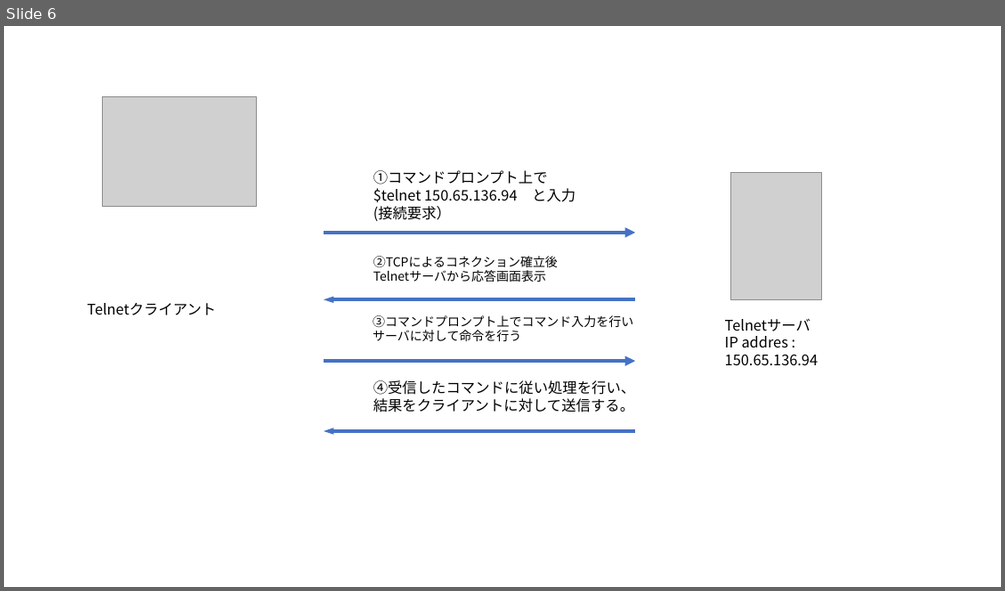
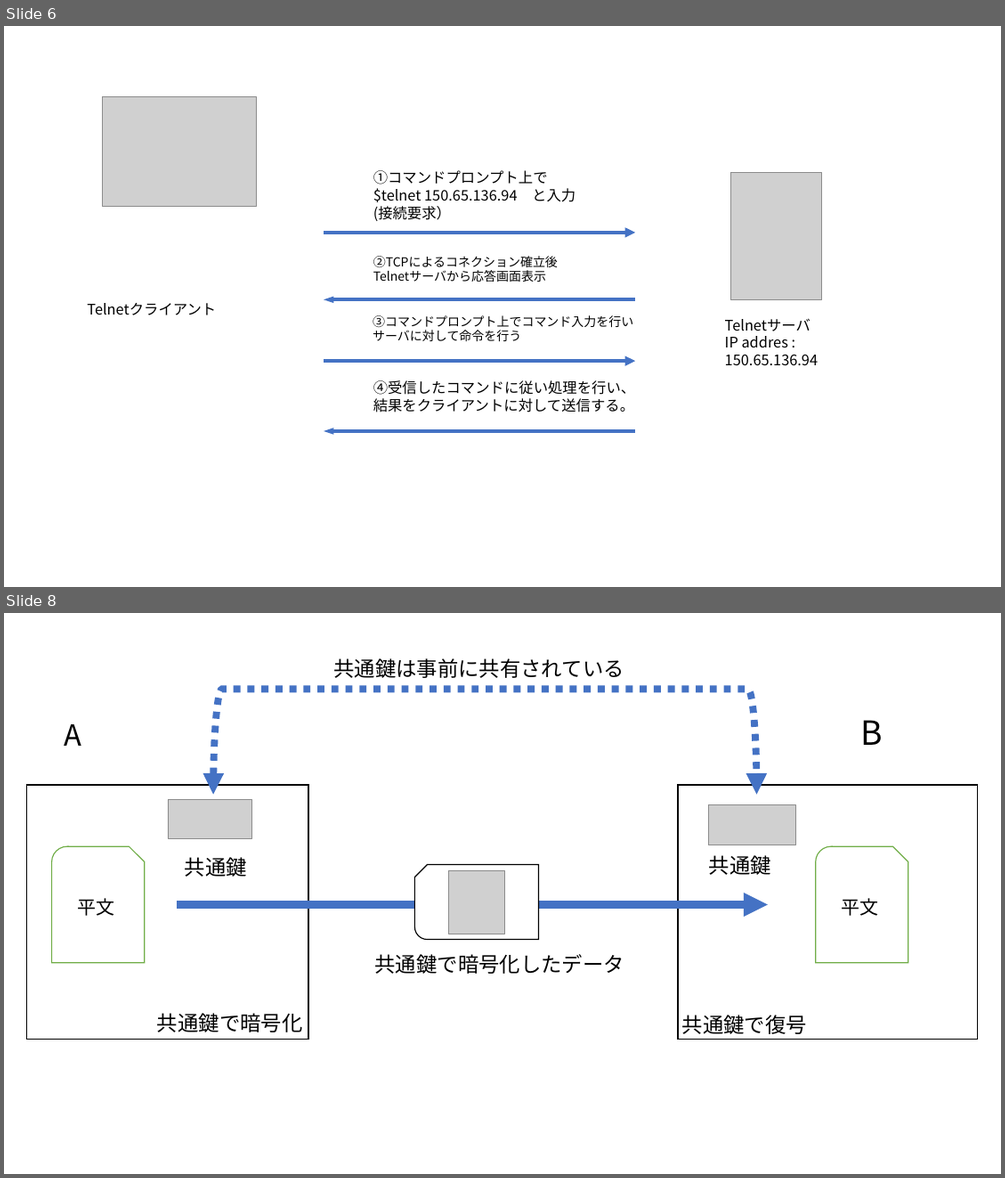
Before and after one commit to Alice-to-Bob/Graduate_School, a slide deck: SUBTHEME/graphs/network_archtecture.pptx. Shown one above the other, each under a label of ours: slide 6 before the commit, slides 6 and 8 after it; the slides between them are not shown. The pictures are 1005x591 and 1005x1178 pixels, drawn with LibreOffice and Linux fonts; fonts in the diff are those of the drawing; grey boxes stand for pictures. Boxes give left, top, right and bottom in pixels: in the first picture for what was removed or moved away, otherwise in the second. Text is boxed around its words. In the diff, an @@ line names an element or a change of style, - is before the commit and + after.

```diff
--- a/SUBTHEME/graphs/network_archtecture.pptx
+++ b/SUBTHEME/graphs/network_archtecture.pptx
@@ slide 8 added at box(4, 613, 1001, 1174), background #FFFFFF @@
@@ text added at box(333, 658, 623, 678), 20 pt, text #000000 @@
+共通鍵は事前に共有されている
@@ left bracket added at box(213, 690, 757, 795), outline #4472C4 6.75 pt dashed @@
@@ text added at box(65, 724, 82, 746), 28 pt, text #000000 @@
+A
@@ text added at box(861, 720, 883, 745), 32 pt, text #000000 @@
+B
@@ rectangle added at box(27, 785, 308, 1039), outline #000000 1 pt @@
@@ rectangle added at box(678, 785, 977, 1039), outline #000000 1 pt @@
@@ picture added at box(168, 800, 251, 839) @@
@@ picture added at box(708, 805, 795, 845) @@
@@ snip round rect added at box(52, 846, 145, 962), fill #FFFFFF, outline #70AD47 1 pt, 18 pt, text #000000 @@
+平文
@@ snip round rect added at box(816, 846, 908, 962), fill #FFFFFF, outline #70AD47 1 pt, 18 pt, text #000000 @@
+平文
@@ text added at box(185, 857, 247, 876), 20 pt, text #000000 @@
+共通鍵
@@ snip round rect added at box(414, 865, 539, 940), fill #FFFFFF, outline #000000 1 pt @@
@@ picture added at box(449, 870, 505, 933) @@
@@ text added at box(709, 855, 771, 875), 20 pt, text #000000 @@
+共通鍵
@@ arrow added from (178, 905) to (768, 905), #4472C4 7.75 pt @@
@@ text added at box(375, 954, 624, 973), 20 pt, text #000000 @@
+共通鍵で暗号化したデータ
@@ text added at box(157, 1013, 303, 1032), 20 pt, text #000000 @@
+共通鍵で暗号化
@@ text added at box(682, 1014, 807, 1034), 20 pt, text #000000 @@
+共通鍵で復号
```
Also in this commit, not shown: 1 slide changed, 2 other slides added, 1 slide removed, 13 other files.
